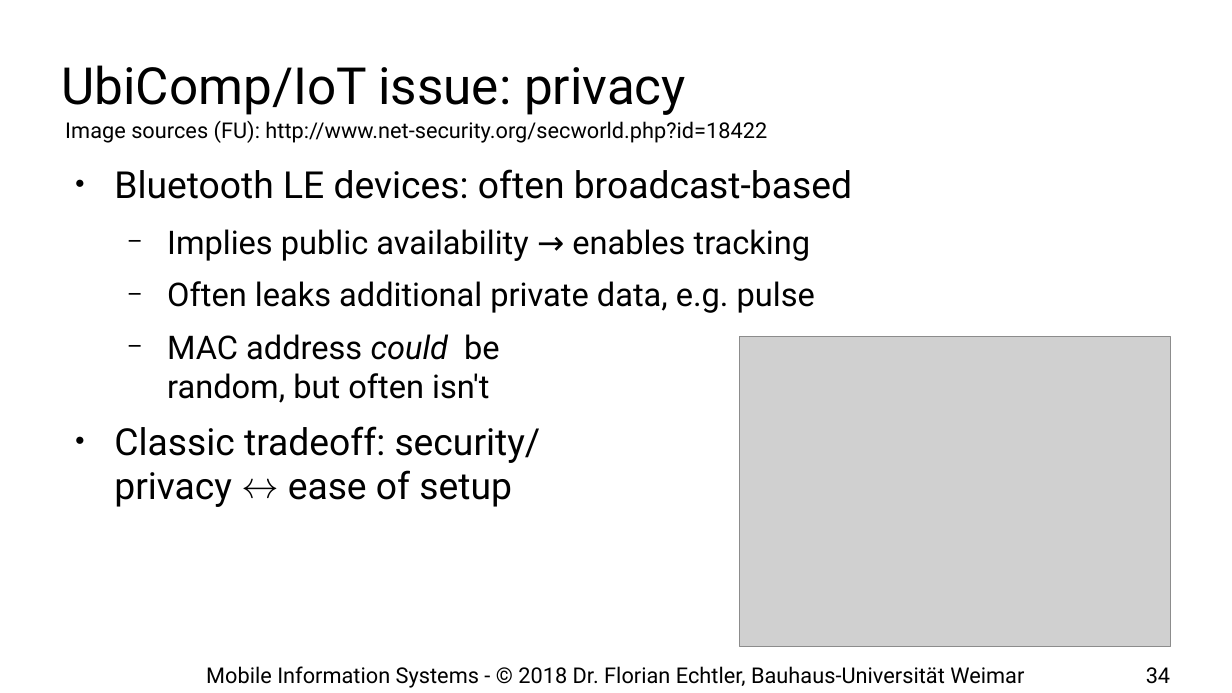
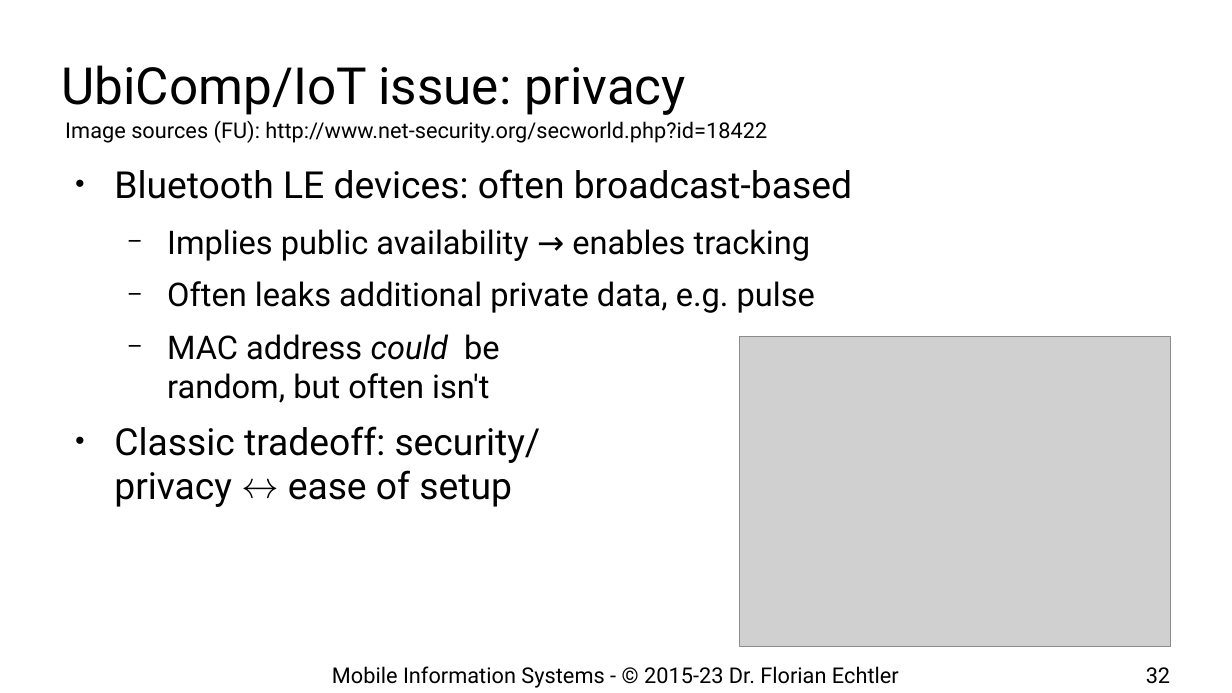
Before and after one commit to floe/mobile-information-systems, a slide deck: slide 32 of 08-ubicomp-iot.odp (slide 34 before the commit). Drawn at 1232x693 pixels with LibreOffice and Linux fonts; fonts in the diff are those of the drawing; grey boxes stand for pictures; background and template pictures are left out. Boxes give left, top, right and bottom in pixels: in the first picture for what was removed or moved away, otherwise in the second. Text is boxed around its words. In the diff, an @@ line names an element or a change of style, - is before the commit and + after.

```diff
--- a/08-ubicomp-iot.odp
+++ b/08-ubicomp-iot.odp
@@ text at bbox=[332, 666, 899, 688]: text changed @@
-Mobile Information Systems - © 2018 Dr. Florian Echtler, Bauhaus-Universität Weimar
+Mobile Information Systems - © 2015-23 Dr. Florian Echtler
@@ page number at bbox=[1146, 667, 1170, 684]: text changed @@
-34
+32
```
Also in this commit, not shown: 34 other slides changed, 2 slides removed, 1 other file.
